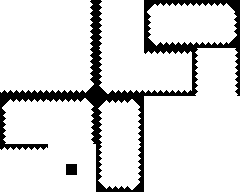
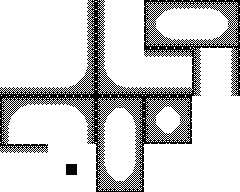
Layers edited between the first and the second 240px x 192px image:
painted on "Layer 1" over [0, 0, 240, 191]
